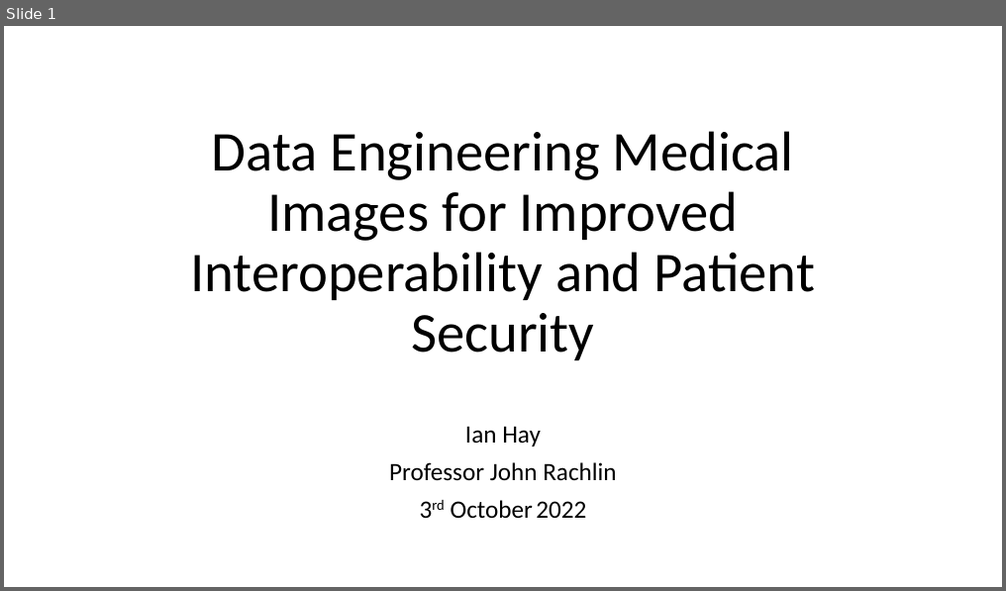
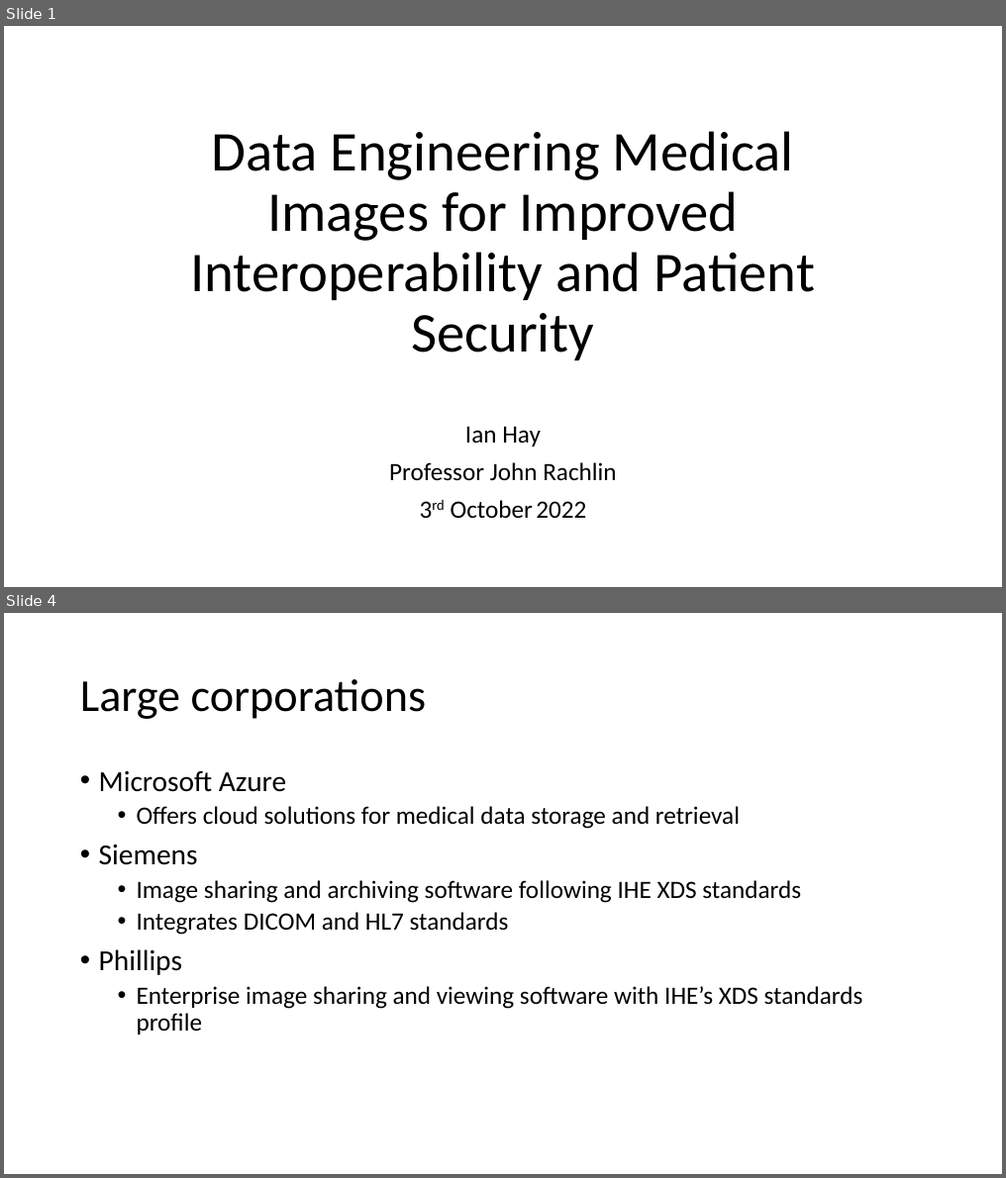
Before and after one commit to hayitsian/DataEngineeringEHRs, a slide deck: Manuscripts & Presentations/Current Landscape Presentation.pptx. Shown one above the other, each under a label of ours: slide 1 before the commit, slides 1 and 4 after it; the slides between them are not shown. The pictures are 1006x591 and 1006x1178 pixels, drawn with LibreOffice and Linux fonts; fonts in the diff are those of the drawing. Boxes give left, top, right and bottom in pixels: in the first picture for what was removed or moved away, otherwise in the second. Text is boxed around its words. In the diff, an @@ line names an element or a change of style, - is before the commit and + after.

```diff
--- a/Manuscripts & Presentations/Current Landscape Presentation.pptx
+++ b/Manuscripts & Presentations/Current Landscape Presentation.pptx
@@ slide 4 added at <box>4,613,1002,1174</box>, background #FFFFFF @@
@@ title added at <box>80,679,426,719</box>, 44 pt, text #000000 @@
+Large corporations
@@ text added at <box>99,771,863,1035</box>, 24 pt, text #000000 @@
+• Microsoft Azure
+  • Offers cloud solutions for medical data storage and retrieval
+• Siemens
+  • Image sharing and archiving software following IHE XDS standards
+  • Integrates DICOM and HL7 standards
+• Phillips
+  • Enterprise image sharing and viewing software with IHE’s XDS standards profile
```
Also in this commit, not shown: 1 slide changed, 4 other slides added, 2 slides removed.
